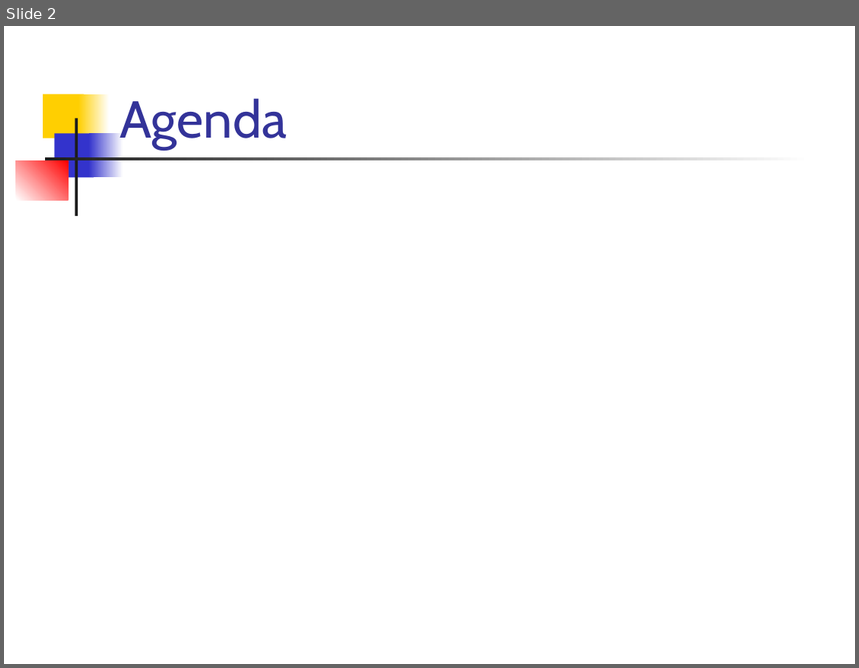
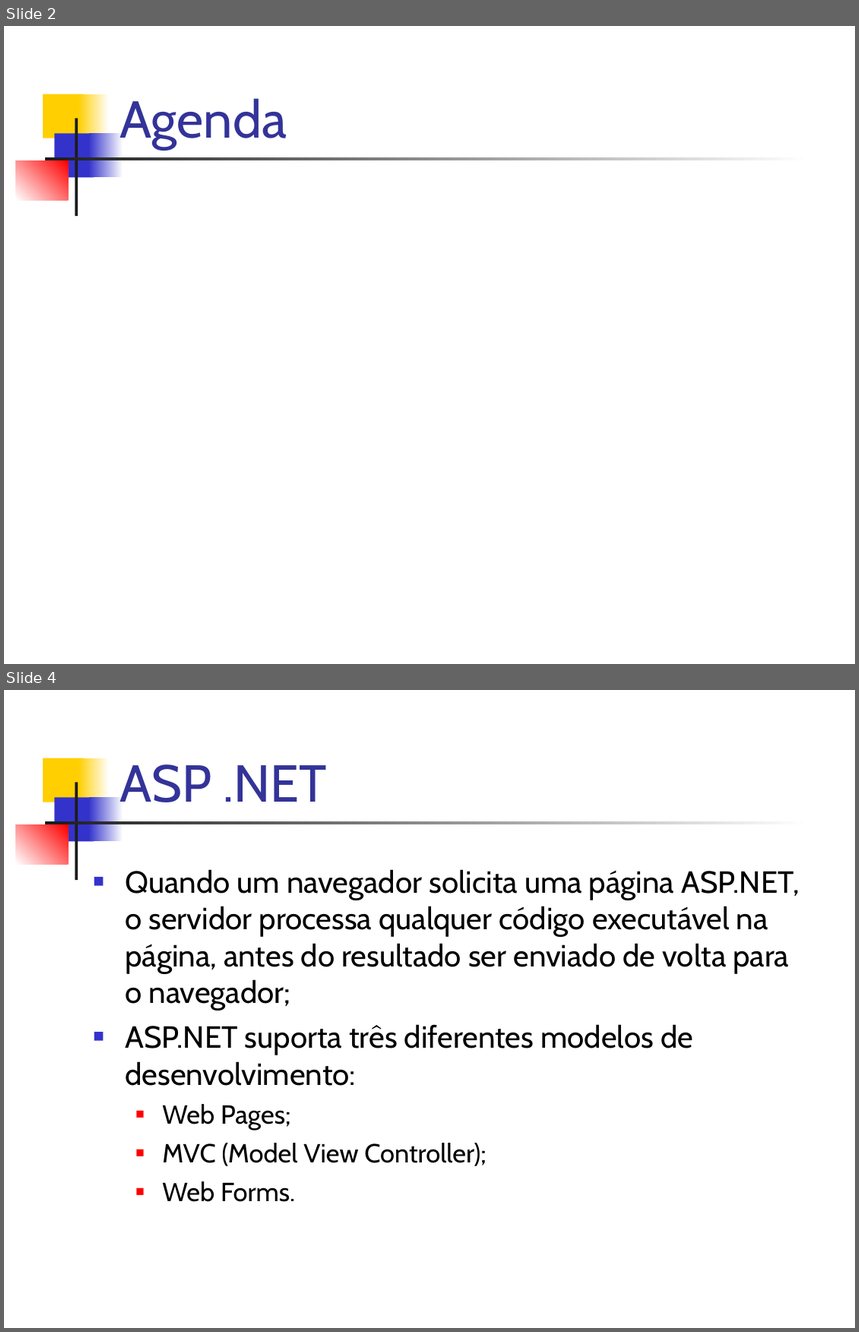
Before and after one commit to dssika/mini-curso-asp-net-mvc3, a slide deck: Slide/Mini Curso.ppt. Shown one above the other, each under a label of ours: slide 2 before the commit, slides 2 and 4 after it; the slides between them are not shown. The pictures are 859x668 and 859x1332 pixels, drawn with LibreOffice and Linux fonts; fonts in the diff are those of the drawing. Boxes give left, top, right and bottom in pixels: in the first picture for what was removed or moved away, otherwise in the second. Text is boxed around its words. In the diff, an @@ line names an element or a change of style, - is before the commit and + after.

```diff
--- a/Slide/Mini Curso.ppt
+++ b/Slide/Mini Curso.ppt
@@ slide 4 added at (4,690,855,1328), background #FFFFFF; not listed: 7 template elements that a slide beside it also shows @@
@@ title added at (120,764,328,802), 44 pt, text #333399 @@
+ASP .NET
@@ text added at (125,869,800,1202), 25.9 pt, text #000000 @@
+■ Quando um navegador solicita uma página ASP.NET, o servidor processa qualquer código executável na página, antes do resultado ser enviado de volta para o navegador;
+■ ASP.NET suporta três diferentes modelos de desenvolvimento:
+  ■ Web Pages;
+  ■ MVC (Model View Controller);
+  ■ Web Forms.
```
Also in this commit, not shown: 2 slides changed, 6 other slides added, 2 other files.
